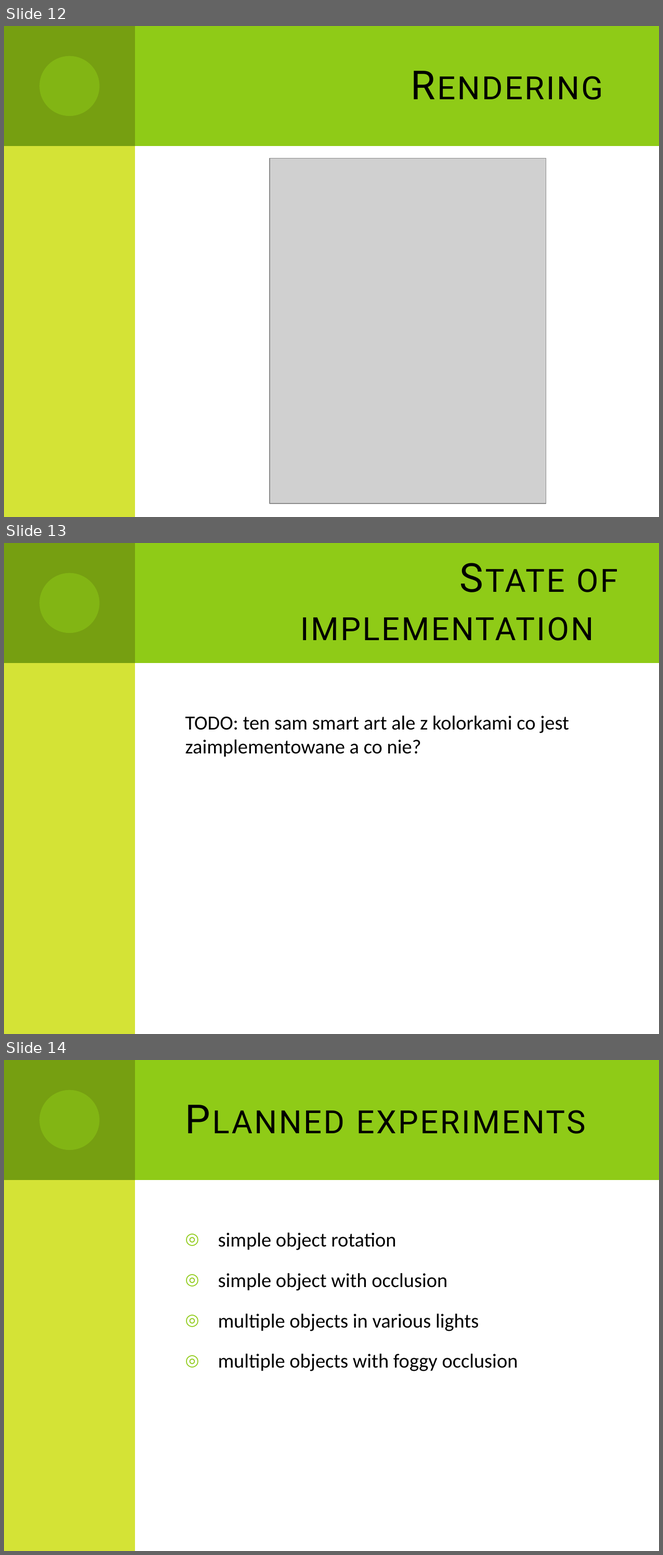
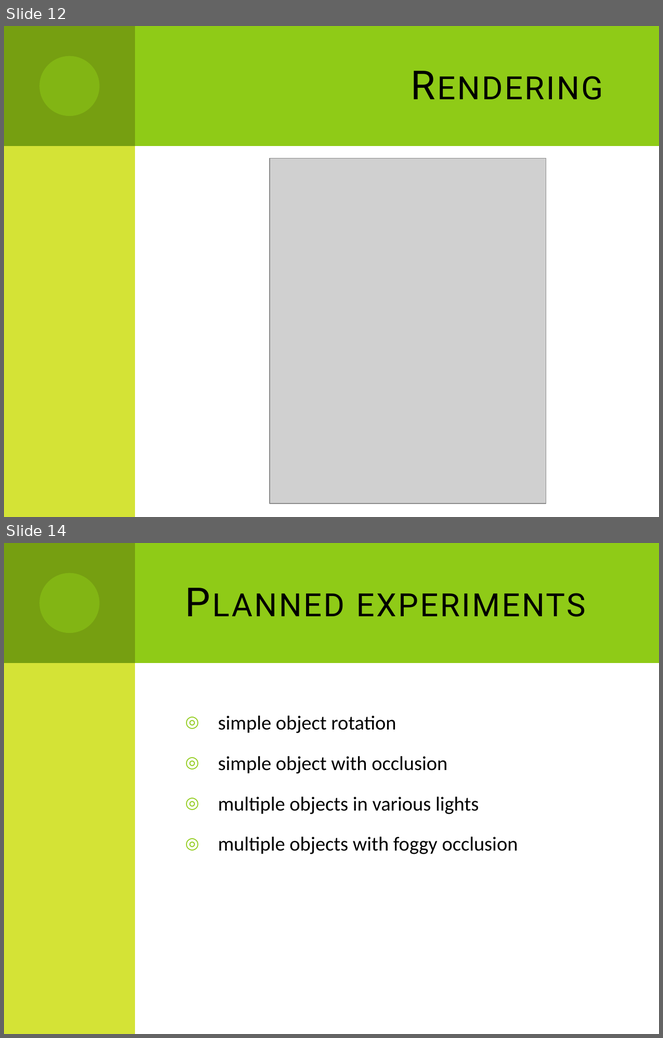
Before and after one commit to Dzess/ALFIRT, a slide deck: documentation/presentation/general_overview.pptx. Shown one above the other, each under a label of ours: slides 12, 13 and 14 before the commit, slides 12 and 14 after it; the slides between them are not shown. The pictures are 663x1555 and 663x1038 pixels, drawn with LibreOffice and Linux fonts; fonts in the diff are those of the drawing; grey boxes stand for pictures. Boxes give left, top, right and bottom in pixels: in the first picture for what was removed or moved away, otherwise in the second. Text is boxed around its words. In the diff, an @@ line names an element or a change of style, - is before the commit and + after.

Commit message:
State of implementation slide finished

```diff
--- a/documentation/presentation/general_overview.pptx
+++ b/documentation/presentation/general_overview.pptx
@@ slide 13 removed at (4, 543, 659, 1034), background #FFFFFF; not listed: 4 template elements that a slide beside it also shows @@
@@ title removed at (300, 568, 618, 641) @@
-State of implementation
@@ text removed at (185, 716, 569, 757) @@
-TODO: ten sam smart art ale z kolorkami co jest zaimplementowane a co nie?
```
Also in this commit, not shown: 4 slides changed, 1 slide added.
